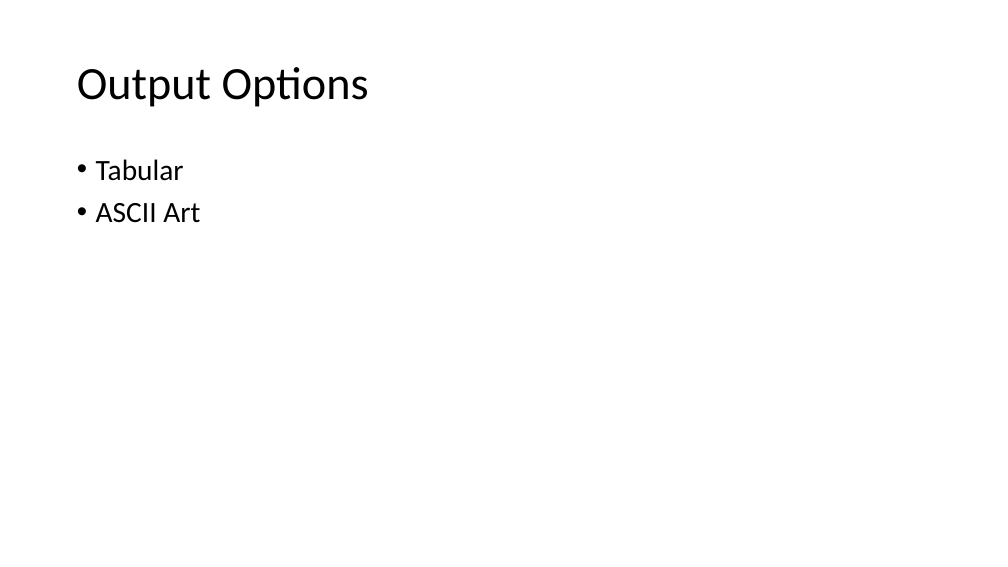
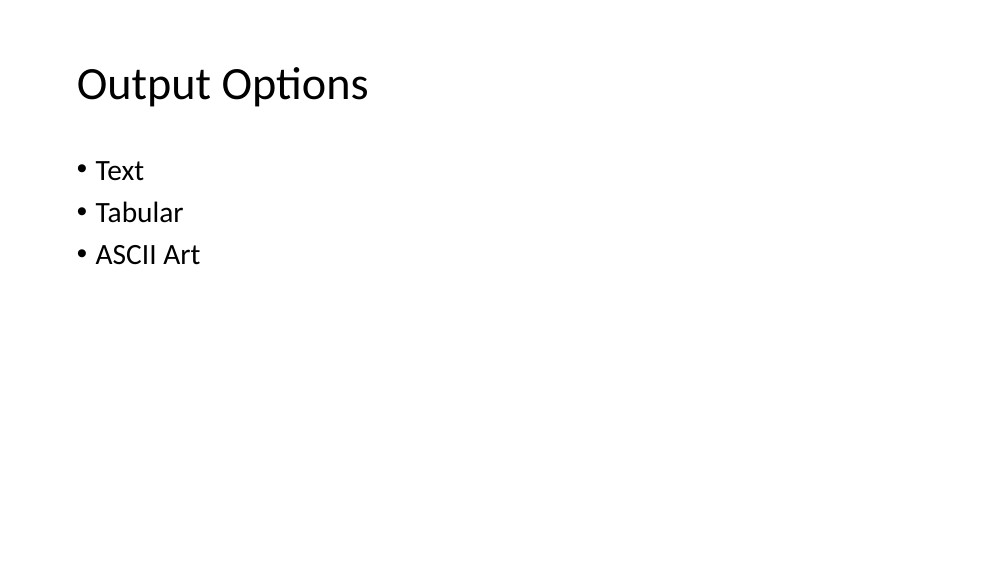
Before and after one commit to DavidGiard/Presentation-Slides, a slide deck: slide 12 of ChatGPT/ChatGPT.pptx (slide 11 before the commit). Drawn at 1008x567 pixels with LibreOffice and Linux fonts; fonts in the diff are those of the drawing. Boxes give left, top, right and bottom in pixels: in the first picture for what was removed or moved away, otherwise in the second. Text is boxed around its words. In the diff, an @@ line names an element or a change of style, - is before the commit and + after.

```diff
--- a/ChatGPT/ChatGPT.pptx
+++ b/ChatGPT/ChatGPT.pptx
@@ text at (x1=96, y1=161, x2=144, y2=181): paragraph added @@
+• Text
```
Also in this commit, not shown: 7 other slides changed, 1 slide added.
